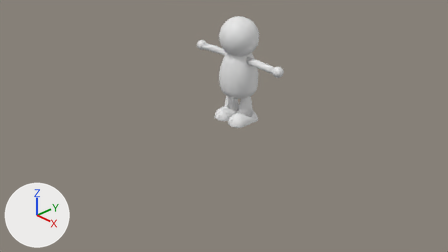
An edit to the Blender file asset_character/character_base_moving.blend, drawn before and after from the same camera.
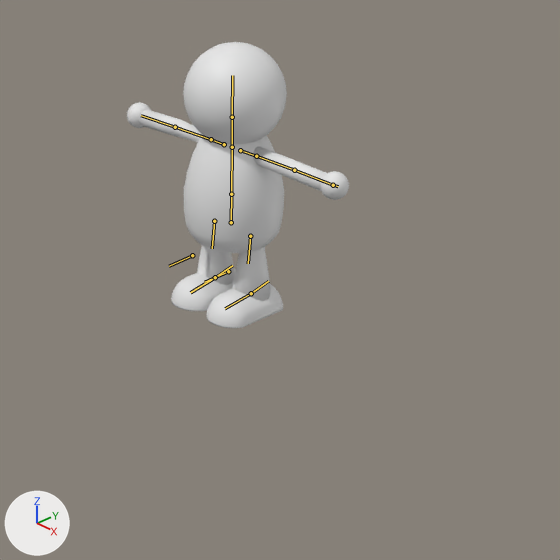
Old and new are each drawn from the file's camera 'Camera' and again close up on the part from 33% to 82% of the width and 0% to 87% of the height. The axes (+X, +Y, +Z) are drawn at lower left. The lights are the same throughout. The bones that bend it are drawn over the model as lines in the close-ups.
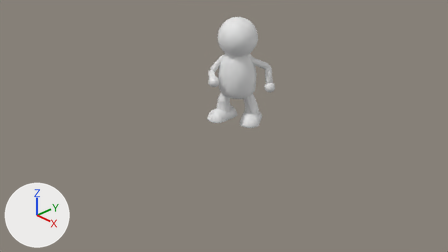
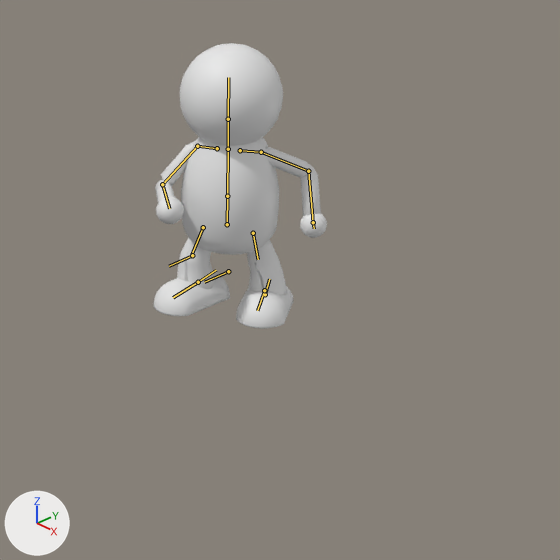
The newer file adds an action. The first version stands in its rest pose; the second is drawn at frame 10 of the action 'Attack'.

What changed in the scene script:
```text
Change bone_hips:
    where bone_hips = bpy.data.objects['Armature'].pose.bones['hips']
    bone_hips.location: (0.0, 0.0, 0.0) -> (0.0, -0.007, 0.059)
    bone_hips.rotation_quaternion: (1.0, 0.0, 0.0, 0.0) -> (0.962, 0.0, 0.275, 0.0)  # degrees (0, 0, 0) -> degrees (0, 32, 0)
Change bone_forearm_l:
    where bone_forearm_l = bpy.data.objects['Armature'].pose.bones['forearm.L']  # child of 'bicep.L'
    bone_forearm_l.rotation_quaternion: (1.0, 0.0, 0.0, 0.0) -> (0.317, -0.909, -0.208, -0.172)  # degrees (0, 0, 0) -> degrees (-146, -26, 18)
Change bone_forearm_r:
    where bone_forearm_r = bpy.data.objects['Armature'].pose.bones['forearm.R']  # child of 'bicep.R'
    bone_forearm_r.rotation_quaternion: (1.0, 0.0, 0.0, 0.0) -> (-0.23, 0.059, 0.952, -0.192)  # degrees (0, 0, 0) -> degrees (26, -155, -13)
Change bone_calcanhar_l:
    where bone_calcanhar_l = bpy.data.objects['Armature'].pose.bones['calcanhar.L']
    bone_calcanhar_l.location: (0.0, 0.0, 0.0) -> (0.048, 0.149, 0.087)
    bone_calcanhar_l.rotation_quaternion: (1.0, 0.0, 0.0, 0.0) -> (0.954, -0.263, 0.068, -0.125)  # degrees (0, 0, 0) -> degrees (-31, 4, -16)
Change bone_mao_l:
    where bone_mao_l = bpy.data.objects['Armature'].pose.bones['mao.L']
    bone_mao_l.location: (0.0, 0.0, 0.0) -> (-0.694, 0.427, -0.724)
Change bone_cotovelo_l:
    where bone_cotovelo_l = bpy.data.objects['Armature'].pose.bones['cotovelo.L']
    bone_cotovelo_l.location: (0.0, 0.0, 0.0) -> (-0.005, 0.029, -0.016)
Change bone_calcanhar_r:
    where bone_calcanhar_r = bpy.data.objects['Armature'].pose.bones['calcanhar.R']
    bone_calcanhar_r.location: (0.0, 0.0, 0.0) -> (0.08, -0.251, -0.038)
Change bone_mao_r:
    where bone_mao_r = bpy.data.objects['Armature'].pose.bones['mao.R']
    bone_mao_r.location: (0.0, 0.0, 0.0) -> (1.564, -0.965, -0.468)
    bone_mao_r.rotation_quaternion: (1.0, 0.0, 0.0, 0.0) -> (0.997, 0.055, -0.016, 0.052)  # degrees (0, 0, 0) -> degrees (6, -2, 6)
```

Location of each change, [x1, y1, x2, y2] in pixels of the close-ups (560 x 560 px):
'Cylinder.004', posed (22% narrower): before [127, 42, 349, 328]; after [154, 43, 327, 329]
bone 'hips', root to tip: before (231, 222) to (231, 194); after (227, 224) to (227, 196)
bone 'forearm.L', root to tip: before (294, 170) to (333, 185); after (308, 171) to (313, 222)
bone 'forearm.R', root to tip: before (175, 127) to (141, 115); after (162, 184) to (169, 208)
bone 'calcanhar.L', root to tip: before (251, 293) to (268, 281); after (265, 294) to (269, 279)
bone 'calcanhar.R', root to tip: before (215, 277) to (232, 265); after (198, 282) to (216, 270)
